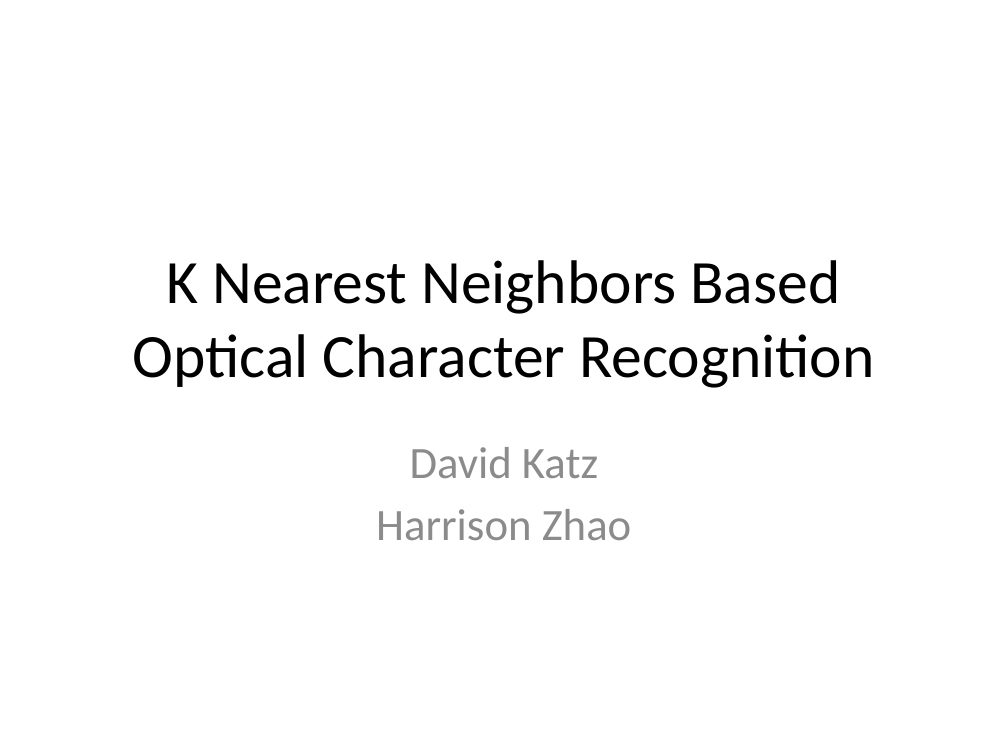
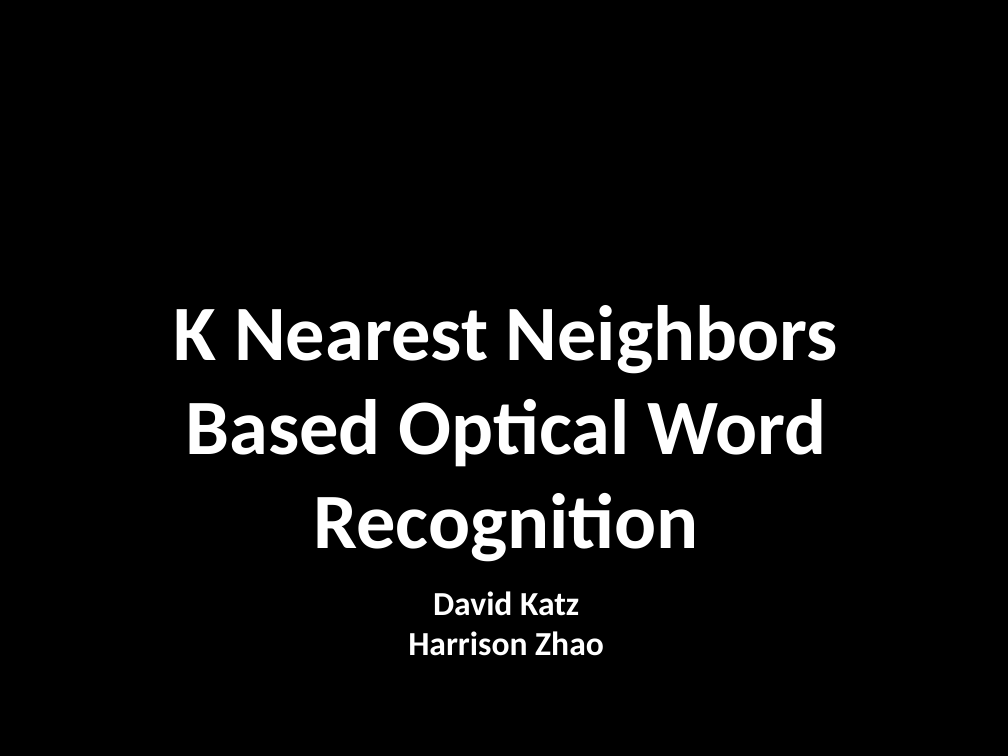
Before and after one commit to katzdave/Handwriting-Recognition, a slide deck: slide 1 of nlppres.pptx. Drawn at 1008x756 pixels with LibreOffice and Linux fonts; fonts in the diff are those of the drawing; background and template pictures are left out. Boxes give left, top, right and bottom in pixels: in the first picture for what was removed or moved away, otherwise in the second. Text is boxed around its words. In the diff, an @@ line names an element or a change of style, - is before the commit and + after.

```diff
--- a/nlppres.pptx
+++ b/nlppres.pptx
@@ background #FFFFFF to picture (left out) @@
@@ title "K Nearest Neighbors Based Optical ..." at box(174, 305, 838, 562): vertical alignment middle to bottom @@
@@ title at box(174, 305, 838, 562): text changed; size 44 to 56 pt; text colour #000000 to #FFFFFF; bold on @@
-K Nearest Neighbors Based Optical Character Recognition
+K Nearest Neighbors Based Optical Word Recognition
@@ subtitle "David Katz": place and size @@
-subtitle "David Katz" at box(376, 447, 632, 540)
+subtitle "David Katz" at box(408, 591, 604, 656)
@@ subtitle "David Katz" at box(408, 591, 604, 656): size 32 to 24 pt, text colour #8C8C8C to #FFFFFF, bold on; less space between paragraphs @@
```
Also in this commit, not shown: 16 other slides changed, 1 slide added, 3 other files.
